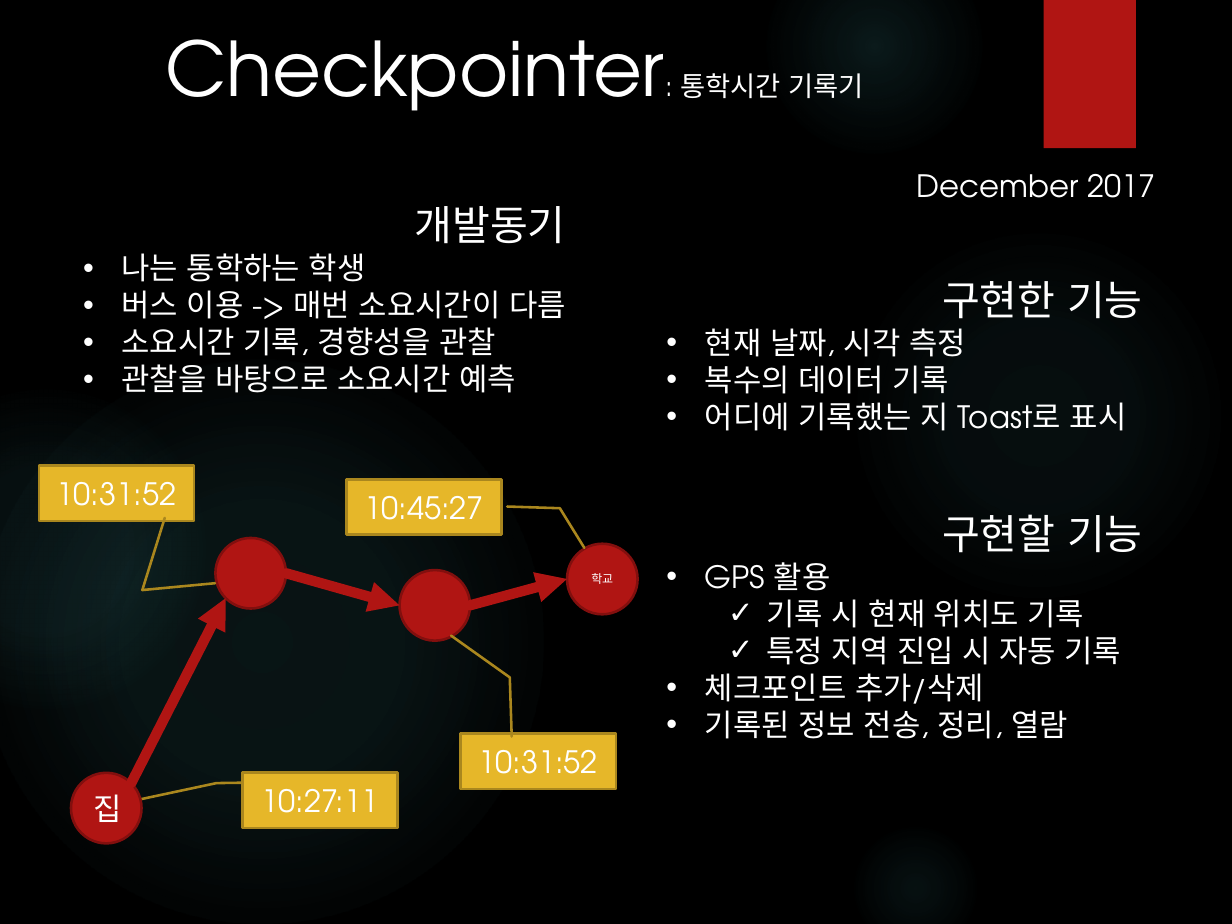
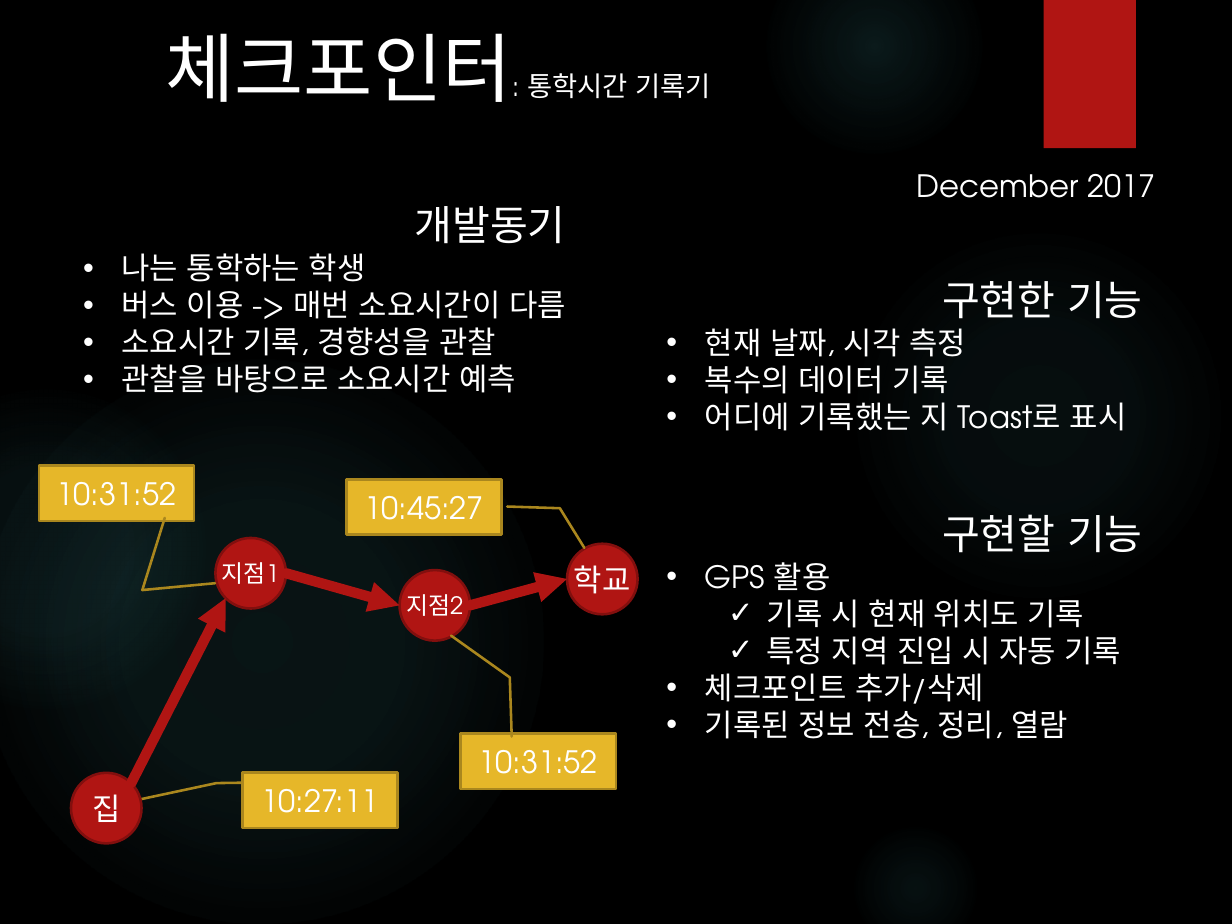
Before and after one commit to discrim/Checkpointer, a slide deck: slide 2 of poster.pptx. Drawn at 1232x924 pixels with LibreOffice and Linux fonts; fonts in the diff are those of the drawing; background and template pictures are left out. Boxes give left, top, right and bottom in pixels: in the first picture for what was removed or moved away, otherwise in the second. Text is boxed around its words. In the diff, an @@ line names an element or a change of style, - is before the commit and + after.

```diff
--- a/poster.pptx
+++ b/poster.pptx
@@ text at bbox=[165, 33, 710, 102]: text changed; size 44 to 16 pt @@
-Checkpointer: 통학시간 기록기
+체크포인터: 통학시간 기록기
@@ text in ellipse at bbox=[222, 562, 279, 584]: text added @@
+지점1
@@ ellipse "학교" at bbox=[567, 543, 637, 614]: size 7 to 18 pt @@
@@ text in ellipse at bbox=[406, 594, 463, 616]: text added @@
+지점2
```
Also in this commit, not shown: 1 other slide changed, 2 other files.
